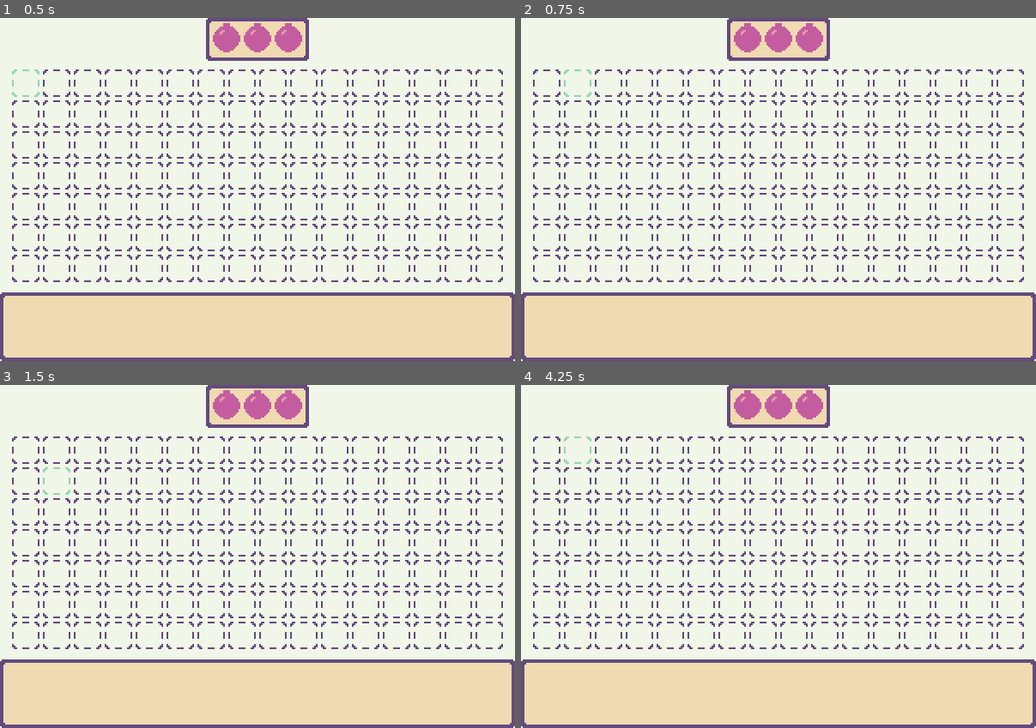
Above: before the commit, frames 1-4 (two rows, left to right).
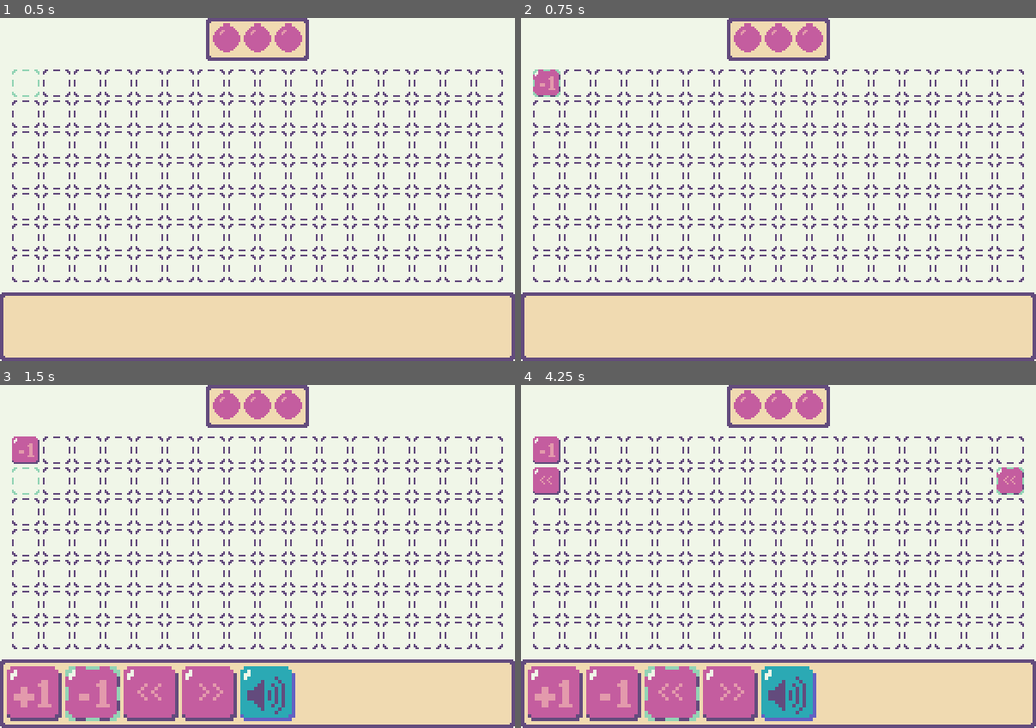
Above: after the commit, the same moments.

Repository: Bigaston/Trijam256
Game: Godot game, scene res://scenes/main.tscn
The game is run twice, just before and just after one commit, with the same random seed, the same clock (stepped at 60 frames per second) and the same inputs.
Inputs:
- Up to frame 1 (0.5 s): no input
- Up to frame 2 (0.75 s): tap Enter (ui_accept) at 0.5, 0.6 s; hold Right (ui_right) from 0.53 s (still down)
- Up to frame 3 (1.5 s): tap Enter (ui_accept) at 0.77, 1.07, 1.35 s; release Right (ui_right) at 1.28 s; hold Down (ui_down) from 1.28 s (still down)
- Up to frame 4 (4.25 s): tap Enter (ui_accept) at 1.52, 1.82, 2.1, 2.75, 2.85, 3.02, 3.32, 3.6, 3.77, 4.07 s; release Down (ui_down) at 2.03 s; hold Right (ui_right) 2.03-2.78 s; hold Up (ui_up) 2.78-3.53 s; hold Left (ui_left) from 3.53 s (still down)

Frame 1 is identical in both runs. In frame 2, 0.5% of the frame differs, in the area x 2-14%, y 15-23%; in frame 3, 8.9%; in frame 4, 9.6%, in the area x 1-98%, y 15-98%.

Commit message:
Déplacement dans la grille

Diff:
--- /dev/null
+++ b/objects/blocs/output.gd
@@ -0,0 +1,4 @@
+extends Bloc
+
+func action():
+	pass
--- /dev/null
+++ b/objects/blocs/output.tscn
@@ -0,0 +1,9 @@
+[gd_scene load_steps=3 format=3 uid="uid://dhoqsujq0xrwk"]
+
+[ext_resource type="Texture2D" uid="uid://8t5u6qfjirq0" path="res://resources/sprites/bloc-output.png" id="1_agkwb"]
+[ext_resource type="Script" path="res://objects/blocs/output.gd" id="1_qx77k"]
+
+[node name="Output" type="Sprite2D"]
+texture = ExtResource("1_agkwb")
+centered = false
+script = ExtResource("1_qx77k")
--- /dev/null
+++ b/objects/bottom.gd
@@ -0,0 +1,52 @@
+extends Node2D
+
+var mode: Enum.BottomMode = Enum.BottomMode.None
+
+signal set_bloc(bloc: PackedScene)
+
+# Mode Add
+var selected_bloc = 0
+var blocs: Array[PackedScene] = [
+	preload("res://objects/blocs/plus_one.tscn"),
+	preload("res://objects/blocs/minus_one.tscn"),
+	preload("res://objects/blocs/rotate_left.tscn"),
+	preload("res://objects/blocs/rotate_right.tscn"),
+	preload("res://objects/blocs/output.tscn")
+]
+
+func _ready() -> void:
+	%AddMode.visible = false
+
+func _process(delta: float) -> void:
+	if mode == Enum.BottomMode.Add:
+		if Input.is_action_just_pressed("ui_right"):
+			selected_bloc += 1
+
+			if selected_bloc > blocs.size() -1:
+				selected_bloc = 0
+
+			update_bloc_selector_pos()
+
+		if Input.is_action_just_pressed("ui_left"):
+			selected_bloc -= 1
+
+			if selected_bloc < 0:
+				selected_bloc = blocs.size() -1
+
+			update_bloc_selector_pos()
+
+		if Input.is_action_just_pressed("ui_accept"):
+			set_bloc.emit(blocs[selected_bloc])
+			set_mode(Enum.BottomMode.None)
+
+func update_bloc_selector_pos():
+	%AddMode/BlocSelector.position.x = selected_bloc * 34 + 4
+
+func set_mode(new_mode: Enum.BottomMode) -> void:
+	mode = new_mode
+
+	if mode == Enum.BottomMode.None:
+		%AddMode.visible = false
+
+	if mode == Enum.BottomMode.Add:
+		%AddMode.visible = true
--- /dev/null
+++ b/objects/bottom.tscn
@@ -0,0 +1,66 @@
+[gd_scene load_steps=9 format=3 uid="uid://d3nw2nllui7gb"]
+
+[ext_resource type="Script" path="res://objects/bottom.gd" id="1_mv6a1"]
+[ext_resource type="Texture2D" uid="uid://dexd2le4ihpfq" path="res://resources/sprites/9-slice.png" id="1_vofim"]
+[ext_resource type="Texture2D" uid="uid://cfqv7s2xrfwdu" path="res://resources/sprites/bloc-plus1.png" id="3_ueprs"]
+[ext_resource type="Texture2D" uid="uid://db15g6tyqmn6f" path="res://resources/sprites/bloc-minus1.png" id="4_x0f82"]
+[ext_resource type="Texture2D" uid="uid://d4f4adgg1gj65" path="res://resources/sprites/bloc-rotate-left.png" id="5_iirya"]
+[ext_resource type="Texture2D" uid="uid://cmjqnbexbkt53" path="res://resources/sprites/bloc-rotate-right.png" id="6_n3uum"]
+[ext_resource type="Texture2D" uid="uid://8t5u6qfjirq0" path="res://resources/sprites/bloc-output.png" id="7_amq0p"]
+[ext_resource type="Texture2D" uid="uid://cng1irifduy07" path="res://resources/sprites/grid-selected.png" id="8_1inkm"]
+
+[node name="Bottom" type="Node2D"]
+script = ExtResource("1_mv6a1")
+
+[node name="BottomPatch" type="NinePatchRect" parent="."]
+anchors_preset = 7
+anchor_left = 0.5
+anchor_top = 1.0
+anchor_right = 0.5
+anchor_bottom = 1.0
+offset_right = 300.0
+offset_bottom = 40.0
+grow_horizontal = 2
+grow_vertical = 0
+texture = ExtResource("1_vofim")
+region_rect = Rect2(0, 0, 15, 15)
+patch_margin_left = 5
+patch_margin_top = 5
+patch_margin_right = 5
+patch_margin_bottom = 5
+axis_stretch_horizontal = 1
+axis_stretch_vertical = 1
+
+[node name="AddMode" type="Node2D" parent="."]
+unique_name_in_owner = true
+
+[node name="BlocPlus1" type="Sprite2D" parent="AddMode"]
+position = Vector2(20, 20)
+scale = Vector2(2, 2)
+texture = ExtResource("3_ueprs")
+
+[node name="BlocMinus1" type="Sprite2D" parent="AddMode"]
+position = Vector2(54, 20)
+scale = Vector2(2, 2)
+texture = ExtResource("4_x0f82")
+
+[node name="BlocRotateLeft" type="Sprite2D" parent="AddMode"]
+position = Vector2(88, 20)
+scale = Vector2(2, 2)
+texture = ExtResource("5_iirya")
+
+[node name="BlocRotateRight" type="Sprite2D" parent="AddMode"]
+position = Vector2(122, 20)
+scale = Vector2(2, 2)
+texture = ExtResource("6_n3uum")
+
+[node name="BlocOutput" type="Sprite2D" parent="AddMode"]
+position = Vector2(156, 20)
+scale = Vector2(2, 2)
+texture = ExtResource("7_amq0p")
+
+[node name="BlocSelector" type="Sprite2D" parent="AddMode"]
+position = Vector2(4, 4)
+scale = Vector2(2, 2)
+texture = ExtResource("8_1inkm")
+centered = false
--- a/project.godot
+++ b/project.godot
@@ -18,6 +18,7 @@
 [autoload]
 
 Memory="*res://scripts/autoload/Memory.gd"
+Enum="*res://scripts/autoload/Enum.gd"
 
 [display]
 
--- /dev/null
+++ b/scenes/main.gd
@@ -0,0 +1,8 @@
+extends Node2D
+
+func _on_grid_toggle_add() -> void:
+	await get_tree().create_timer(0.001).timeout
+	$BottomPatch.set_mode(Enum.BottomMode.Add)
+
+func _on_bottom_patch_set_bloc(bloc: PackedScene) -> void:
+	$Grid.set_bloc(bloc)
--- a/scenes/main.tscn
+++ b/scenes/main.tscn
@@ -1,12 +1,14 @@
-[gd_scene load_steps=6 format=3 uid="uid://dtb6xpa1wondv"]
+[gd_scene load_steps=7 format=3 uid="uid://dtb6xpa1wondv"]
 
+[ext_resource type="Script" path="res://scenes/main.gd" id="1_qcil3"]
 [ext_resource type="Script" path="res://scripts/Grid.gd" id="2_jyhur"]
 [ext_resource type="PackedScene" uid="uid://6slf31ml2vhn" path="res://objects/memory.tscn" id="2_sfhiy"]
-[ext_resource type="Texture2D" uid="uid://dexd2le4ihpfq" path="res://resources/sprites/9-slice.png" id="2_yivs8"]
 [ext_resource type="Texture2D" uid="uid://1078xub61lkv" path="res://resources/sprites/grid.png" id="3_sqtsq"]
 [ext_resource type="Texture2D" uid="uid://cng1irifduy07" path="res://resources/sprites/grid-selected.png" id="4_rf2cm"]
+[ext_resource type="PackedScene" uid="uid://d3nw2nllui7gb" path="res://objects/bottom.tscn" id="5_61t18"]
 
 [node name="Main" type="Node2D"]
+script = ExtResource("1_qcil3")
 
 [node name="Memory" parent="." instance=ExtResource("2_sfhiy")]
 position = Vector2(120, 0)
@@ -16,22 +18,13 @@
 spr_grid = ExtResource("3_sqtsq")
 spr_grid_selected = ExtResource("4_rf2cm")
 
-[node name="BottomPatch" type="NinePatchRect" parent="."]
-anchors_preset = 7
-anchor_left = 0.5
-anchor_top = 1.0
-anchor_right = 0.5
-anchor_bottom = 1.0
-offset_top = 160.0
-offset_right = 300.0
-offset_bottom = 200.0
-grow_horizontal = 2
-grow_vertical = 0
-texture = ExtResource("2_yivs8")
-region_rect = Rect2(0, 0, 15, 15)
-patch_margin_left = 5
-patch_margin_top = 5
-patch_margin_right = 5
-patch_margin_bottom = 5
-axis_stretch_horizontal = 1
-axis_stretch_vertical = 1
+[node name="GridSelector" type="Sprite2D" parent="Grid"]
+top_level = true
+texture = ExtResource("4_rf2cm")
+centered = false
+
+[node name="BottomPatch" parent="." instance=ExtResource("5_61t18")]
+position = Vector2(0, 160)
+
+[connection signal="toggle_add" from="Grid" to="." method="_on_grid_toggle_add"]
+[connection signal="set_bloc" from="BottomPatch" to="." method="_on_bottom_patch_set_bloc"]
--- a/scripts/Grid.gd
+++ b/scripts/Grid.gd
@@ -6,6 +6,8 @@
 @export_category("Sprites")
 @export var spr_grid: Texture2D
 @export var spr_grid_selected: Texture2D
+
+signal toggle_add()
 
 var grid: Array[Sprite2D] = []
 
@@ -30,12 +32,38 @@
 	update_selected_sprite(true)
 
 func update_selected_sprite(is_selected: bool) -> void:
-	if is_selected:
-		grid[select_position_x + select_position_y * grid_width].texture = spr_grid_selected
-	else:
-		grid[select_position_x + select_position_y * grid_width].texture = spr_grid
+	$GridSelector.position.x = 7 + select_position_x * 18
+	$GridSelector.position.y = 30 + select_position_y * 18
+
+	#if is_selected:
+		#grid[select_position_x + select_position_y * grid_width].texture = spr_grid_selected
+	#else:
+		#grid[select_position_x + select_position_y * grid_width].texture = spr_grid
+	pass
+
+func set_bloc(bloc: PackedScene):
+	grid[select_position_x + select_position_y * grid_width].queue_free()
+
+	var new_bloc = bloc.instantiate()
+
+	grid[select_position_x + select_position_y * grid_width] = new_bloc
+
+	new_bloc.position.x = 7 + select_position_x * 18
+	new_bloc.position.y = 30 + select_position_y * 18
+
+	add_child(new_bloc)
+
+	is_selected = true
 
 func _process(delta: float) -> void:
+	if !is_selected:
+		return
+
+	if Input.is_action_just_pressed("ui_accept"):
+		is_selected = false
+		update_selected_sprite(false)
+		toggle_add.emit()
+
 	if Input.is_action_just_pressed("ui_left"):
 		update_selected_sprite(false)
 		select_position_x -= 1
--- /dev/null
+++ b/scripts/autoload/Enum.gd
@@ -0,0 +1,3 @@
+extends Node
+
+enum BottomMode {None, Add, ToolTip}
Binary file added: resources/fonts/Passage 7 Basic.ttf
Not shown, added: resources/fonts/Passage 7 Basic.ttf.import
Not shown, changed: README.md
